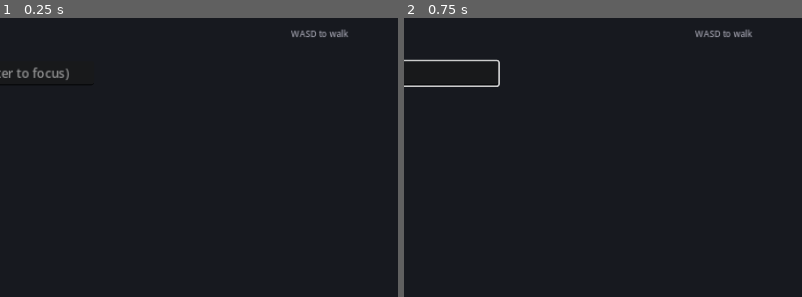
Above: before the commit, frames 1-2 (left to right).
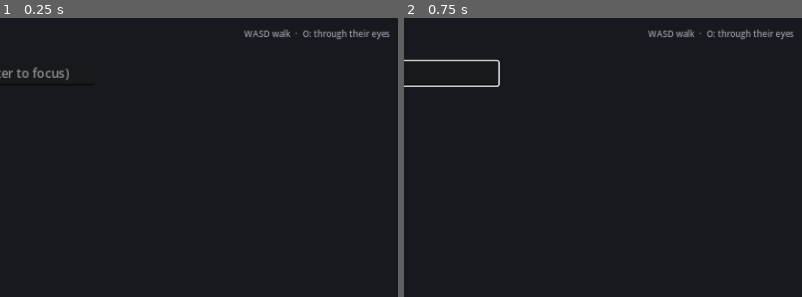
Above: after the commit, the same moments.

Repository: sagejw-svg/realmweave
Game: Godot game, scene res://scenes/Main.tscn
The game is run twice, just before and just after one commit, with the same random seed, the same clock (stepped at 60 frames per second) and the same inputs.
Inputs (mouse positions are % of the whole screen's width and height, from its top left):
- Up to frame 1 (0.25 s): no input
- Up to frame 2 (0.75 s): click (28, 10) at 0.52 s; type "12" at 0.6 s
The pictures show only the part of the screen within x 44-94%, y 0-50%; the shares and areas given below are measured in that part.

The runs differ from the first frame. In frame 1, 0.6% of the frame differs, in the area x 61-98%, y 3-8%; in frame 2, 0.6%.

Commit message:
feat(eyes): Phase 8 - through their eyes (first-person observation)
Adds a subjective-view API: perception/observe.build_subjective + sim.subjective_view / sim.inner_thought. It exposes only what an agent can perceive (names shown as they know them, so aliases hold) plus inner life: mood, current aim/step, surfacing memories, feelings toward who is in view, and self-awareness (wanted, favor, wealth). Server gains observe/stop_observe/inner_thought and a light possess + possess_act; the broadcast loop streams each observer their agent's subjective view. Delivered as docs/eyes.html (pick any villager, see and think from their view, react to divine suggestions from the inside) and an observe panel in the Godot client (press O). 5 new tests (54 total). Dashboards/plan updated; roadmap 9/12.

Diff:
--- a/godot_client/scripts/Main.gd
+++ b/godot_client/scripts/Main.gd
@@ -31,6 +31,9 @@
 var _player_pos := Vector2(32, 24)
 var _send_accum := 0.0
 var _chat_input: LineEdit
+var _subjective: Dictionary = {}     # 'through their eyes' view of the observed agent
+var _observe_id := ""
+var _o_down := false
 
 const KIND_COLORS := {
 	"tavern": Color(0.72, 0.45, 0.20),
@@ -137,6 +140,8 @@
 				_log(data.get("reaction", "(the whisper fades)"))
 			else:
 				_log("%s [%s]: \"%s\"" % [nm, data.get("outcome", "?"), data.get("reaction", "")])
+		"subjective":
+			_subjective = data
 
 
 func _on_event(evt: Dictionary) -> void:
@@ -164,6 +169,33 @@
 	if _send_accum >= SEND_INTERVAL:
 		_send_accum = 0.0
 		_send({"type": "player_move", "id": _player_id, "x": _player_pos.x, "y": _player_pos.y})
+	# press O to see through the eyes of the nearest villager (toggle)
+	var o := Input.is_key_pressed(KEY_O)
+	if o and not _o_down:
+		_observe_nearest()
+	_o_down = o
+
+
+func _observe_nearest() -> void:
+	var best_id := ""
+	var best_d := 1.0e9
+	for id in _agents.keys():
+		var a: Dictionary = _agents[id]
+		if not a.get("alive", true):
+			continue
+		var d: float = Vector2(a.get("x", 0.0) - _player_pos.x, a.get("y", 0.0) - _player_pos.y).length()
+		if d < best_d:
+			best_d = d
+			best_id = id
+	if best_id == "":
+		return
+	if _observe_id == best_id:
+		_observe_id = ""
+		_subjective = {}
+		_send({"type": "stop_observe"})
+	else:
+		_observe_id = best_id
+		_send({"type": "observe", "agent_id": best_id})
 
 
 func _draw() -> void:
@@ -198,7 +230,41 @@
 		draw_arc(p, AGENT_R + 1, 0, TAU, 20, Color.WHITE, 1.5)
 		draw_string(font, p + Vector2(-20, -12), pl.get("name", "You"), HORIZONTAL_ALIGNMENT_LEFT, -1, 10, Color(0.6, 0.9, 1.0))
 
+	_draw_subjective(font)
 	_draw_hud(font)
+
+
+func _draw_subjective(font: Font) -> void:
+	if _subjective.is_empty():
+		return
+	var v := _subjective
+	var vp := get_viewport_rect().size
+	var w := 300.0
+	var x := vp.x - w - 10.0
+	var y := 60.0
+	draw_rect(Rect2(x, y, w, 280), Color(0.05, 0.05, 0.08, 0.9), true)
+	draw_rect(Rect2(x, y, w, 280), Color(0.6, 0.55, 0.35), false, 1.0)
+	var ag: Dictionary = v.get("agent", {})
+	draw_string(font, Vector2(x + 10, y + 20), "Through the eyes of " + str(ag.get("name", "?")),
+		HORIZONTAL_ALIGNMENT_LEFT, -1, 12, Color(0.9, 0.85, 0.6))
+	draw_string(font, Vector2(x + 10, y + 38), str(v.get("where", "")) + " - " + str(v.get("mood", "")),
+		HORIZONTAL_ALIGNMENT_LEFT, -1, 10, Color(0.75, 0.8, 0.85))
+	draw_string(font, Vector2(x + 10, y + 56), "Aim: " + str(v.get("goal", "")).substr(0, 40),
+		HORIZONTAL_ALIGNMENT_LEFT, -1, 10, Color(0.8, 0.8, 0.85))
+	var yy := y + 78.0
+	draw_string(font, Vector2(x + 10, yy), "I see:", HORIZONTAL_ALIGNMENT_LEFT, -1, 10, Color(0.6, 0.6, 0.65))
+	yy += 15
+	for s in v.get("seen", []):
+		draw_string(font, Vector2(x + 16, yy), "- %s (%s), %s" % [s.get("name", "?"), s.get("role", ""), s.get("feel", "")],
+			HORIZONTAL_ALIGNMENT_LEFT, -1, 10, Color(0.85, 0.85, 0.9))
+		yy += 14
+	yy += 6
+	draw_string(font, Vector2(x + 10, yy), "On my mind:", HORIZONTAL_ALIGNMENT_LEFT, -1, 10, Color(0.6, 0.6, 0.65))
+	yy += 15
+	for m in v.get("memories", []):
+		draw_string(font, Vector2(x + 16, yy), "- " + str(m.get("text", "")).substr(0, 40),
+			HORIZONTAL_ALIGNMENT_LEFT, -1, 9, Color(0.8, 0.8, 0.85))
+		yy += 13
 
 
 func _draw_bubble(font: Font, p: Vector2, text: String) -> void:
@@ -226,7 +292,7 @@
 	for line in _events.slice(max(0, _events.size() - 7), _events.size()):
 		draw_string(font, Vector2(20, y), line, HORIZONTAL_ALIGNMENT_LEFT, -1, 11, Color(0.8, 0.8, 0.85))
 		y += 16
-	draw_string(font, Vector2(vp.x - 200, 27), "WASD to walk", HORIZONTAL_ALIGNMENT_LEFT, -1, 11, Color(0.6, 0.6, 0.65))
+	draw_string(font, Vector2(vp.x - 260, 27), "WASD walk  ·  O: through their eyes", HORIZONTAL_ALIGNMENT_LEFT, -1, 11, Color(0.6, 0.6, 0.65))
 
 
 func _log(msg: String) -> void:
Not shown, changed: PROJECT_PLAN.md
Not shown, changed: README.md
Not shown, added: backend/realmweave/perception/observe.py
Not shown, changed: backend/realmweave/server.py
Not shown, changed: backend/realmweave/sim.py
Not shown, added: backend/tests/test_observe.py
Not shown, changed: docs/dev.html
Not shown, added: docs/eyes.html
Not shown, changed: docs/index.html
